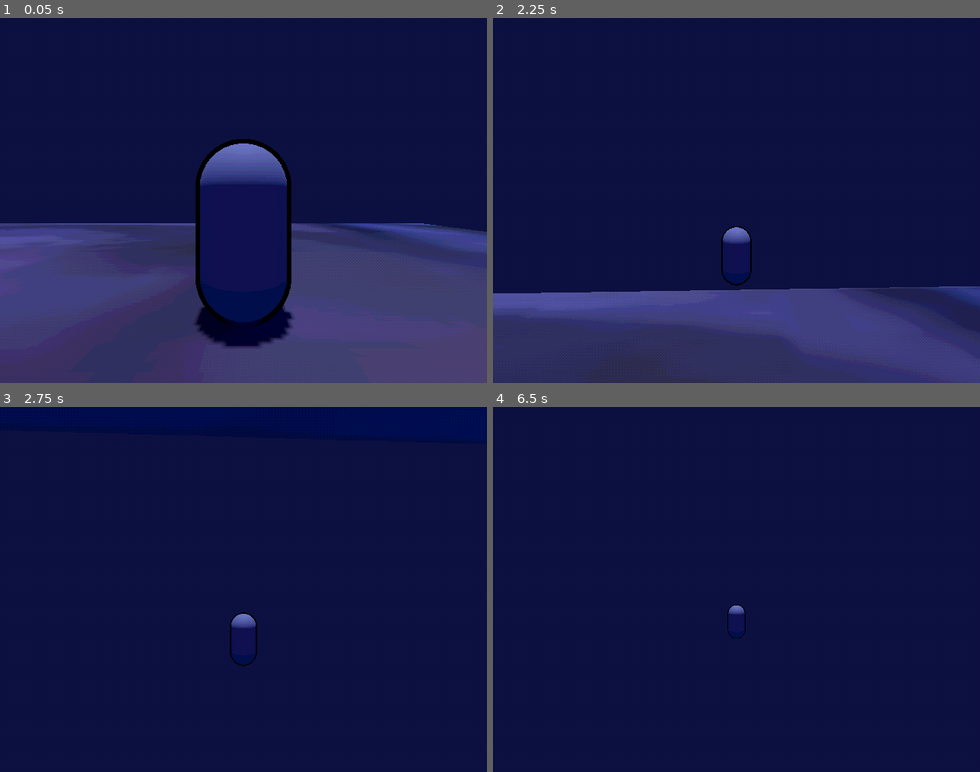
Above: before the commit, frames 1-4 (two rows, left to right).
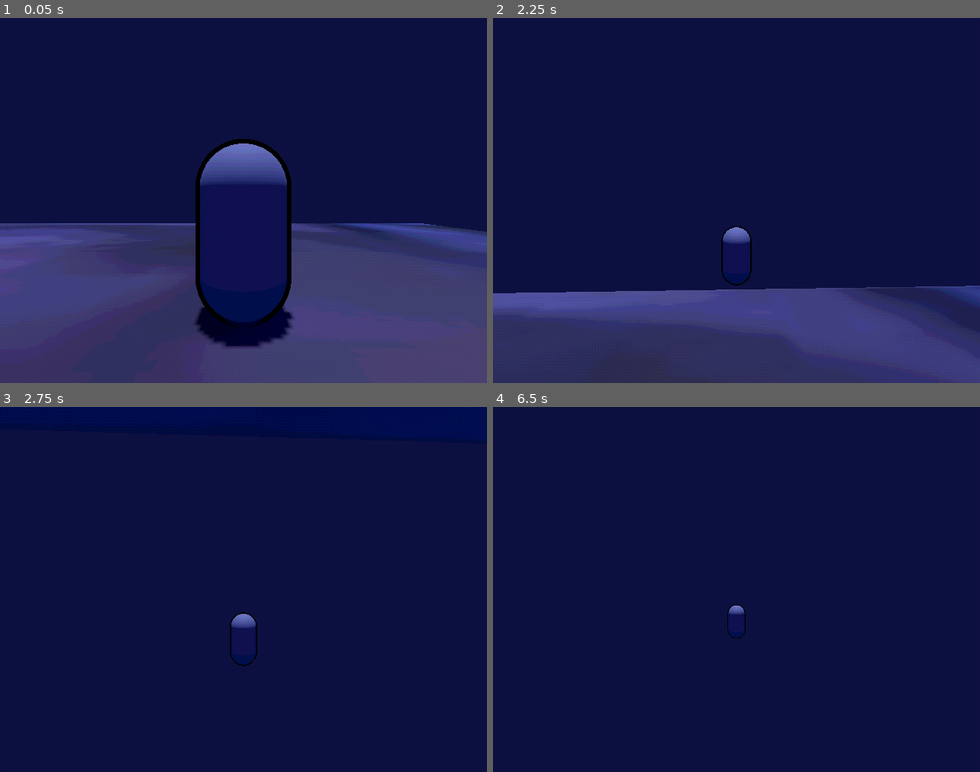
Above: after the commit, the same moments.

Repository: EwamEwam/Yr12GodotEwanOllie
Game: Godot game, scene res://Scenes/Level/World.tscn
The game is run twice, just before and just after one commit, with the same random seed, the same clock (stepped at 60 frames per second) and the same inputs. The project has no main scene, so this scene is started directly.
Inputs (mouse positions are in pixels of both pictures, inside the frame that each line leads up to):
- Up to frame 1 (0.05 s): no input
- Up to frame 2 (2.25 s): move the mouse to (760, 200) at 0.52 s; hold W (Up) from 0.53 s (still down); tap E (E) at 0.6 s; move the mouse to (712, 200) at 1.27 s; tap Shift (Shift) at 1.35 s; move the mouse to (746, 193) at 2.02 s; tap Space (Space) at 2.1 s
- Up to frame 3 (2.75 s): keep holding W (Up)
- Up to frame 4 (6.5 s): move the mouse to (731, 596) at 2.77 s; tap E (E) at 2.85, 5.1 s; tap Enter at 3.5, 5 s; move the mouse to (775, 593) at 3.52 s; hold Shift (Shift) 3.53-4.28 s; tap Space (Space) at 4.25, 4.35 s; move the mouse to (697, 585) at 4.27 s; move the mouse to (741, 589) at 5.02 s; move the mouse to (717, 582) at 5.77 s; release W (Up) at 5.78 s; hold D (Right) from 5.78 s (still down); tap Shift (Shift) at 5.85 s

Frame 1 is identical in both runs. In frame 2, 0.1% of the frame differs, in the area x 4-100%, y 73-76%; in frame 3, less than 0.1%; in frame 4, less than 0.1%.

Commit message:
Level Layout Base Models

Diff:
--- a/dumb-things-in-deep-water/Scenes/Level/World.tscn
+++ b/dumb-things-in-deep-water/Scenes/Level/World.tscn
@@ -19,7 +19,7 @@
 size = Vector3(25, 0.1, 25)
 
 [sub_resource type="BoxShape3D" id="BoxShape3D_rtqk3"]
-size = Vector3(25, 0.1, 25)
+size = Vector3(25, 0.1, 24.9897)
 
 [node name="Test" type="Node"]
 
@@ -55,6 +55,7 @@
 mesh = SubResource("BoxMesh_puo1i")
 
 [node name="CollisionShape3D" type="CollisionShape3D" parent="SubViewportContainer/SubViewport/Environment/Floor"]
+transform = Transform3D(1, 0, 0, 0, 1, 0, 0, 0, 1, 0, 0, 0.00512695)
 shape = SubResource("BoxShape3D_rtqk3")
 
 [node name="Player" parent="SubViewportContainer/SubViewport" instance=ExtResource("3_rdphb")]
Binary file added: dumb-things-in-deep-water/Assets/Level_Models/templatething.glb
Not shown, added: dumb-things-in-deep-water/Assets/Level_Models/templatething.glb.import
